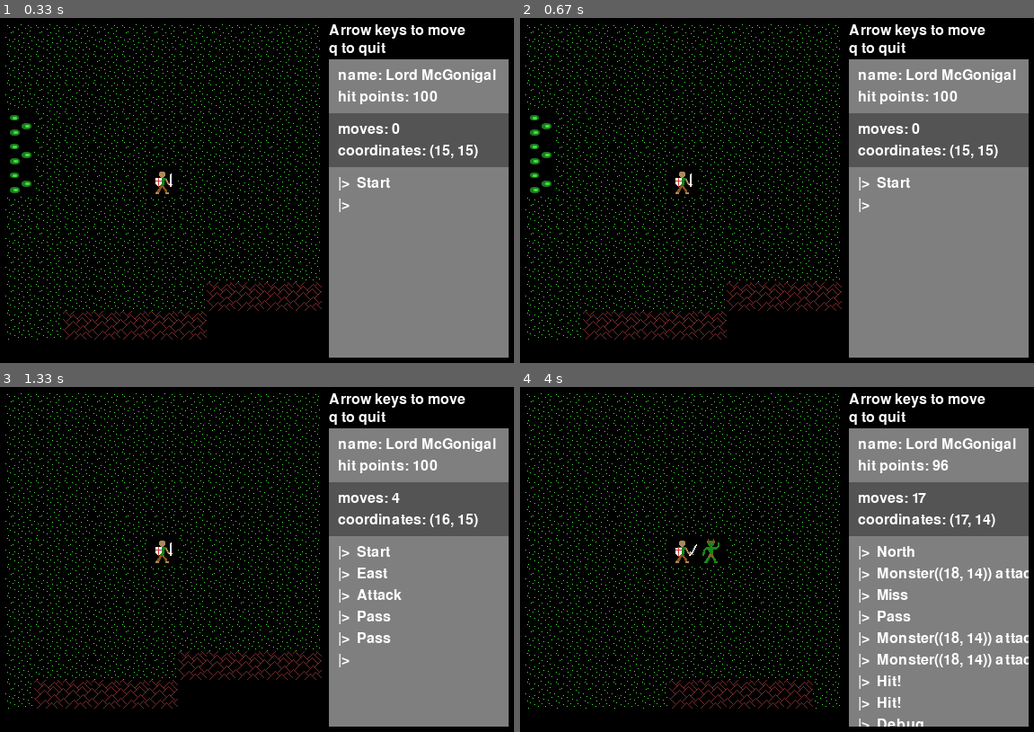
Above: before the commit, frames 1-4 (two rows, left to right).
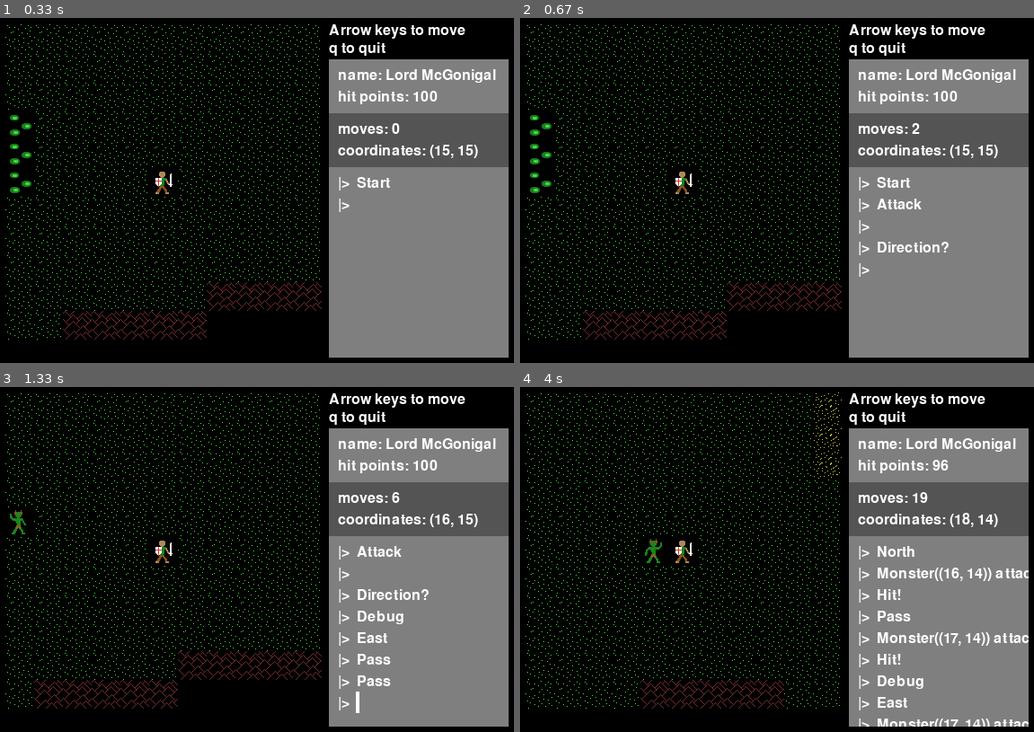
Above: after the commit, the same moments.

Repository: josh-reynolds/Python
Game: pygame game, started from pygame/nulltima/demo.py
The game is run twice, just before and just after one commit, with the same random seed, the same clock (stepped at 60 frames per second) and the same inputs.
Inputs:
- Up to frame 1 (0.33 s): no input
- Up to frame 2 (0.67 s): hold A from 0.33 s (still down); hold Right from 0.33 s (still down)
- Up to frame 3 (1.33 s): release A at 0.8 s; release Right at 0.8 s; hold Right 0.83-1.3 s; hold D 0.83-1.3 s; tap Space at 0.9, 1.2 s
- Up to frame 4 (4 s): hold Up 1.33-1.63 s; tap Space at 1.4, 1.73, 2.03, 2.8, 3.57, 3.97 s; hold Right 1.67-2.13 s; hold D 1.67-2.13 s; hold Down 2.73-3.03 s; hold Up 3.5-3.87 s; hold Right from 3.9 s (still down); hold D from 3.9 s (still down)

Frame 1 is identical in both runs. In frame 2, 0.5% of the frame differs, in the area x 65-84%, y 30-75%; in frame 3, 1.1%; in frame 4, 2.1%, in the area x 23-99%, y 1-99%.

Commit message:
Refactoring Attack action to remove the internal block and use a queue in Level instead

Diff:
--- a/pygame/nulltima/actions.py
+++ b/pygame/nulltima/actions.py
@@ -54,22 +54,16 @@
     def __init__(self, target):
         self.name = 'Attack'
         self.target = target
-    def execute(self):
-        print("Getting direction")
-        direction = (0,0)
-        capturing = True
-        while capturing:
-            for event in pygame.event.get():
-                if event.type == KEYDOWN:
-                    if event.key == K_UP:
-                        direction = (0,-1)
-                    if event.key == K_DOWN:
-                        direction = (0,1)
-                    if event.key == K_LEFT:
-                        direction = (-1,0)
-                    if event.key == K_RIGHT:
-                        direction = (1,0)
-                    capturing = False
+
+    def execute(self, direction_key):
+        if direction_key == K_UP:
+            direction = (0,-1)
+        if direction_key == K_DOWN:
+            direction = (0,1)
+        if direction_key == K_LEFT:
+            direction = (-1,0)
+        if direction_key == K_RIGHT:
+            direction = (1,0)
         coordinate = (self.target.pos[0] + direction[0],
                       self.target.pos[1] + direction[1])
         for monster in game.Game.level.monsters:
--- a/pygame/nulltima/game.py
+++ b/pygame/nulltima/game.py
@@ -178,13 +178,13 @@
 
         self.define_actions()
         self.shortcuts = {
-                (K_a, 0): self.a,
-                (K_LEFT, 0): self.left,
-                (K_RIGHT, 0): self.right,
-                (K_UP, 0): self.up,
-                (K_DOWN, 0): self.down,
-                (K_SPACE, 0): self.space,
-                (K_d, 0): self.d,
+                (K_a, 0): (self.a, 2),
+                (K_LEFT, 0): (self.left, 1),
+                (K_RIGHT, 0): (self.right, 1),
+                (K_UP, 0): (self.up, 1),
+                (K_DOWN, 0): (self.down, 1),
+                (K_SPACE, 0): (self.space, 1),
+                (K_d, 0): (self.d, 1),
                 }
 
         self.action_queue = []
@@ -235,9 +235,20 @@
         k = event.key
         m = event.mod
         if (k, m) in self.shortcuts:
-            self.shortcuts[k,m].execute()
-            self.last_move = self.shortcuts[k,m].name
-            self.action_queue.append(pygame.key.name(k))
+            action = self.shortcuts[k,m][0]
+            key_count = self.shortcuts[k,m][1]
+            if key_count == 1 and not self.action_queue:
+                action.execute()
+                self.last_move = action.name
+            elif key_count == 2 and not self.action_queue:
+                self.action_queue.append(k)     # NOTE: not preserving mod yet, deal later if needed
+                Game.message_queue.append("Direction?")
+            elif key_count == 1 and self.action_queue:
+                direction = k
+                base = self.action_queue.pop()
+                action = self.shortcuts[base,m][0]
+                action.execute(direction)
+                self.last_move = action.name
 
     def add_observer(self, observer):
         self.observers.append(observer)
Not shown, changed: pygame/nulltima/notes
